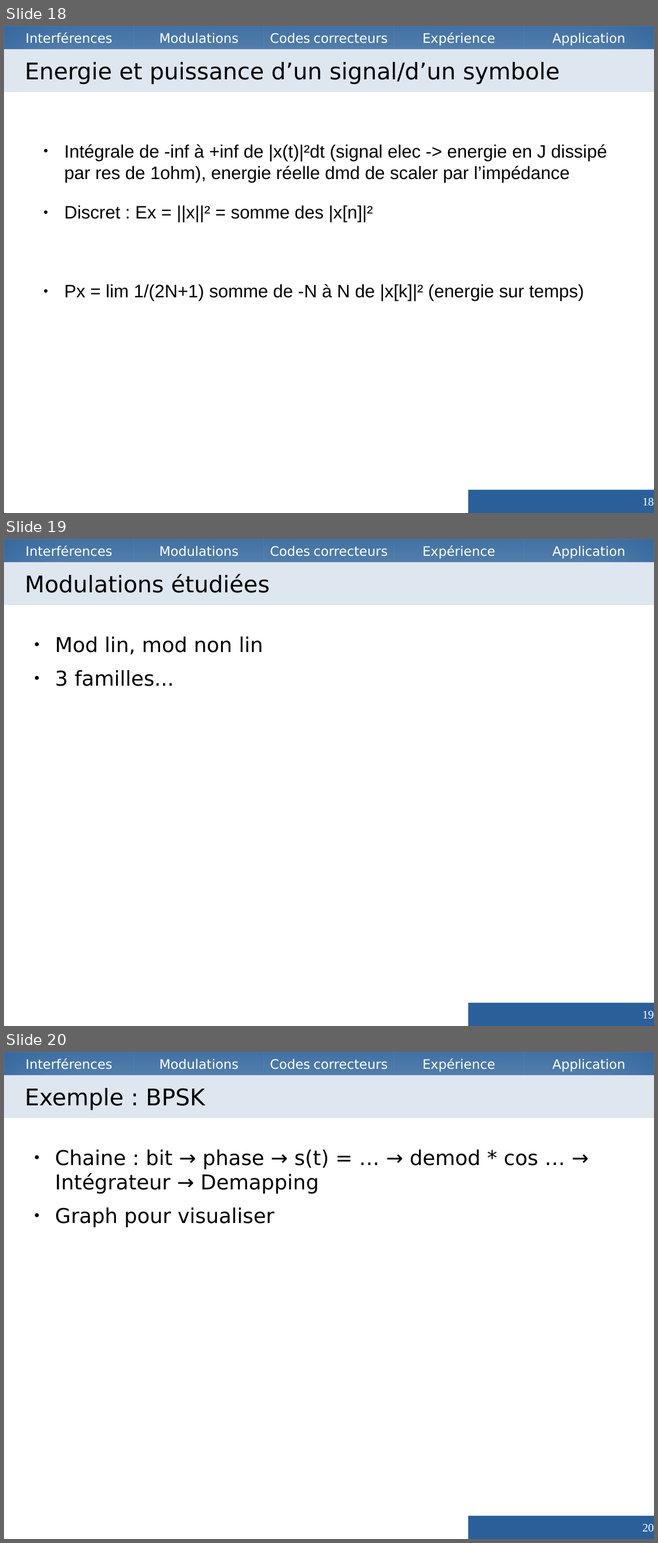
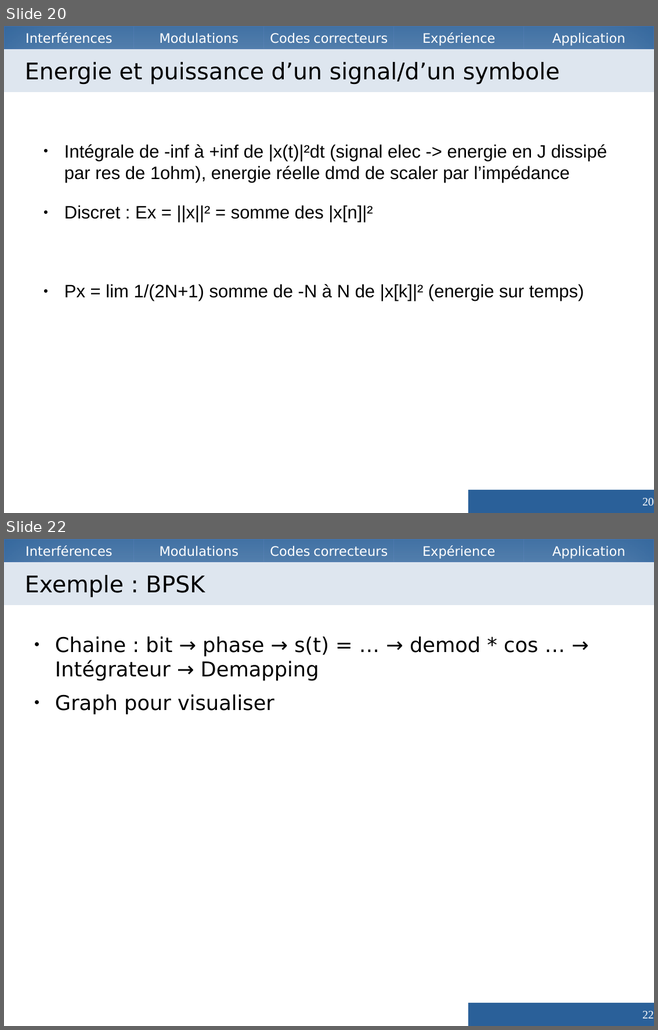
Before and after one commit to Vzrod/tipe, a slide deck: TIPE.odp. Shown one above the other, each under a label of ours: slides 18, 19 and 20 before the commit, slides 20 and 22 after it; the slides between them are not shown. The pictures are 658x1543 and 658x1030 pixels, drawn with LibreOffice and Linux fonts; fonts in the diff are those of the drawing. Boxes give left, top, right and bottom in pixels: in the first picture for what was removed or moved away, otherwise in the second. Text is boxed around its words. In the diff, an @@ line names an element or a change of style, - is before the commit and + after.

```diff
--- a/TIPE.odp
+++ b/TIPE.odp
@@ slide 19 removed at (4, 539, 654, 1026), background #FFFFFF; not listed: 5 template elements that a slide beside it also shows @@
@@ title removed at (4, 562, 654, 605) @@
-Modulations étudiées
@@ text removed at (55, 636, 263, 686) @@
-● Mod lin, mod non lin
-● 3 familles...
@@ page number removed at (468, 1003, 654, 1026) @@
-19
@@ what was slide 18 is now slide 20 @@
@@ page number at (642, 498, 654, 506): text changed @@
-18
+20
@@ what was slide 20 is now slide 22 @@
@@ page number at (642, 1011, 654, 1019): text changed @@
-20
+22
```
Also in this commit, not shown: 4 slides changed, 3 slides added, 1 other file.
